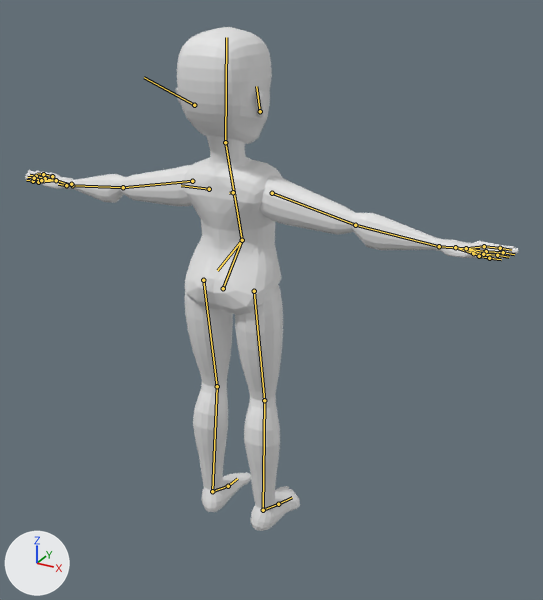
The Blender file assets/meshes/Humanoid/bodyattempt5.blend: old version first, new version second.
Both versions are drawn from a 50 mm camera at (1.013, -1.646, 1.595) aimed at (0.056, 0.093, 0.726). Arrows for +X, +Y and +Z are at lower left; the lights stay in place. The bones that bend it are drawn over the model as lines.

Names of what the first picture shows: 'Arms n Hands', 'Earsies', 'Head', 'Leggies n Feetsies', 'Torso'.
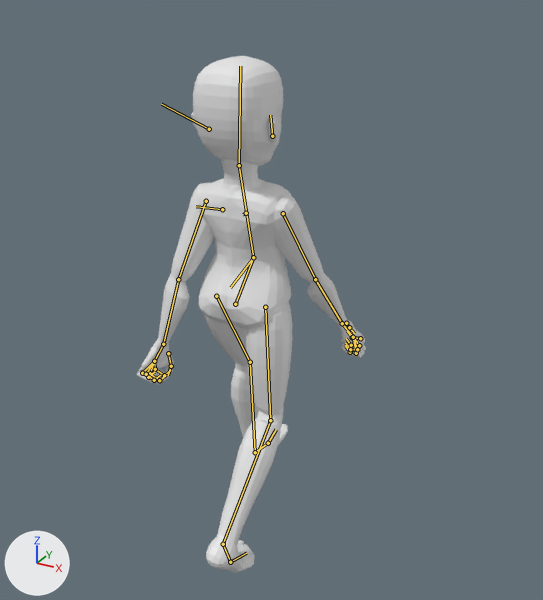
The newer file adds an action. The first version stands in its rest pose; the second is drawn at frame 0 of the action 'Walk.loop'.

Where the change shows, as pixel boxes [x1, y1, x2, y2] in the pictures (543 x 600 px):
'Leggies n Feetsies', posed (23% narrower, 10% taller)
    before: [184, 285, 300, 531]
    after: [203, 302, 292, 573]
'Arms n Hands', posed (54% narrower, 109% taller)
    before: [25, 165, 519, 261]
    after: [137, 182, 366, 384]
'Torso', posed
    before: [184, 135, 282, 315]
    after: [198, 159, 292, 329]
'Head', posed
    before: [177, 27, 272, 144]
    after: [193, 56, 283, 166]
'Earsies', posed
    before: [176, 87, 265, 118]
    after: [191, 112, 277, 143]
bone 'Pelvis', root to tip
    before: (223, 288) to (242, 240)
    after: (235, 304) to (253, 257)
bone 'Armie Upper.l', root to tip
    before: (192, 181) to (123, 187)
    after: (206, 201) to (178, 279)
bone 'Armie Lower.l', root to tip
    before: (123, 187) to (72, 185)
    after: (178, 279) to (163, 344)
bone 'Fingie Index 2.l', root to tip
    before: (52, 176) to (43, 174)
    after: (155, 369) to (164, 375)
bone 'Fingie Index 3.l', root to tip
    before: (43, 174) to (37, 173)
    after: (164, 375) to (170, 370)
bone 'Fingie FU 2.l', root to tip
    before: (45, 178) to (36, 176)
    after: (150, 373) to (159, 380)
bone 'Fingie FU 3.l', root to tip
    before: (36, 176) to (30, 175)
    after: (159, 380) to (165, 375)
bone 'Fingie Pinkie 2.l', root to tip
    before: (38, 182) to (33, 181)
    after: (142, 373) to (148, 377)
bone 'Fingie Pinkie 3.l', root to tip
    before: (33, 181) to (26, 180)
    after: (148, 377) to (155, 371)
bone 'Fingie Ring 2.l', root to tip
    before: (41, 180) to (34, 178)
    after: (146, 374) to (154, 380)
bone 'Fingie Ring 3.l', root to tip
    before: (34, 178) to (27, 177)
    after: (154, 380) to (160, 375)
bone 'Armie Upper.r', root to tip
    before: (272, 193) to (355, 225)
    after: (283, 213) to (315, 279)
bone 'Armie Lower.r', root to tip
    before: (355, 225) to (439, 246)
    after: (315, 279) to (342, 323)
bone 'Fingie Index 2.r', root to tip
    before: (484, 246) to (500, 248)
    after: (360, 338) to (352, 337)
bone 'Fingie Index 3.r', root to tip
    before: (500, 248) to (511, 250)
    after: (352, 337) to (347, 331)
bone 'Fingie FU 2.r', root to tip
    before: (486, 251) to (503, 252)
    after: (359, 345) to (351, 345)
bone 'Fingie FU 3.r', root to tip
    before: (503, 252) to (514, 254)
    after: (351, 345) to (346, 338)
bone 'Fingie Pinkie 2.r', root to tip
    before: (479, 256) to (489, 258)
    after: (356, 353) to (350, 352)
bone 'Fingie Pinkie 3.r', root to tip
    before: (489, 258) to (501, 259)
    after: (350, 352) to (345, 345)
bone 'Fingie Ring 2.r', root to tip
    before: (483, 254) to (497, 255)
    after: (357, 349) to (350, 349)
bone 'Fingie Ring 3.r', root to tip
    before: (497, 255) to (509, 257)
    after: (350, 349) to (345, 343)
bone 'Leggie Lower.l', root to tip
    before: (217, 386) to (212, 491)
    after: (250, 362) to (255, 452)
bone 'Footsie Heel.l', root to tip
    before: (212, 491) to (228, 486)
    after: (255, 452) to (268, 443)
bone 'Footsie Toesies.l', root to tip
    before: (228, 486) to (237, 478)
    after: (268, 443) to (276, 429)
bone 'Leggie Lower.r', root to tip
    before: (264, 400) to (263, 510)
    after: (270, 420) to (223, 544)
bone 'Footsie Heel.r', root to tip
    before: (263, 510) to (278, 504)
    after: (223, 544) to (230, 562)

What the commit changed:
Bone 'Pelvis' (bone_pelvis) moves from (0.0, 0.0, 0.0) to (0.0, -0.007, -0.094).
Bone 'Armie Upper.l' (bone_armie_upper_l) turns from (0, 0, 0) to (18, 14, 69) degrees about its own x, y and z.
Bone 'Armie Lower.l' (bone_armie_lower_l) turns from (0, 0, 0) to (-3, 0, 6) degrees about its own x, y and z.
Bone 'Fingie Index 2.l' (bone_fingie_index_2_l) turns from (0, 0, 0) to (-18, -3, 91) degrees about its own x, y and z.
Bone 'Fingie Index 3.l' (bone_fingie_index_3_l) turns from (0, 0, 0) to (-19, -58, 83) degrees about its own x, y and z.
Bone 'Fingie FU 2.l' (bone_fingie_fu_2_l) turns from (0, 0, 0) to (-17, -5, 91) degrees about its own x, y and z.
Bone 'Fingie FU 3.l' (bone_fingie_fu_3_l) turns from (0, 0, 0) to (-19, -58, 83) degrees about its own x, y and z.
Bone 'Fingie Pinkie 2.l' (bone_fingie_pinkie_2_l) turns from (0, 0, 0) to (-17, -3, 91) degrees about its own x, y and z.
Bone 'Fingie Pinkie 3.l' (bone_fingie_pinkie_3_l) turns from (0, 0, 0) to (-18, -58, 82) degrees about its own x, y and z.
Bone 'Fingie Ring 2.l' (bone_fingie_ring_2_l) turns from (0, 0, 0) to (-17, -5, 91) degrees about its own x, y and z.
Bone 'Fingie Ring 3.l' (bone_fingie_ring_3_l) turns from (0, 0, 0) to (-18, -58, 82) degrees about its own x, y and z.
Bone 'Armie Upper.r' (bone_armie_upper_r) turns from (0, 0, 0) to (-24, -4, -63) degrees about its own x, y and z.
Bone 'Armie Lower.r' (bone_armie_lower_r) turns from (0, 0, 0) to (-3, 0, -6) degrees about its own x, y and z.
Bone 'Fingie Index 2.r' (bone_fingie_index_2_r) turns from (0, 0, 0) to (-18, 3, -91) degrees about its own x, y and z.
Bone 'Fingie Index 3.r' (bone_fingie_index_3_r) turns from (0, 0, 0) to (-19, 58, -83) degrees about its own x, y and z.
Bone 'Fingie FU 2.r' (bone_fingie_fu_2_r) turns from (0, 0, 0) to (-17, 5, -91) degrees about its own x, y and z.
Bone 'Fingie FU 3.r' (bone_fingie_fu_3_r) turns from (0, 0, 0) to (-19, 58, -83) degrees about its own x, y and z.
Bone 'Fingie Pinkie 2.r' (bone_fingie_pinkie_2_r) turns from (0, 0, 0) to (-17, 3, -91) degrees about its own x, y and z.
Bone 'Fingie Pinkie 3.r' (bone_fingie_pinkie_3_r) turns from (0, 0, 0) to (-18, 58, -82) degrees about its own x, y and z.
Bone 'Fingie Ring 2.r' (bone_fingie_ring_2_r) turns from (0, 0, 0) to (-17, 5, -91) degrees about its own x, y and z.
Bone 'Fingie Ring 3.r' (bone_fingie_ring_3_r) turns from (0, 0, 0) to (-18, 58, -82) degrees about its own x, y and z.
Bone 'Leggie Lower.l' (bone_leggie_lower_l) turns from (0, 0, 0) to (0, 0, 2) degrees about its own x, y and z.
Bone 'Footsie Heel.l' (bone_footsie_heel_l) turns from (0, 0, 0) to (-11, -1, -2) degrees about its own x, y and z.
Bone 'Footsie Toesies.l' (bone_footsie_toesies_l) turns from (0, 0, 0) to (-16, -5, -15) degrees about its own x, y and z.
Bone 'Leggie Lower.r' (bone_leggie_lower_r) turns from (0, 0, 0) to (0, 0, -2) degrees about its own x, y and z.
Bone 'Footsie Heel.r' (bone_footsie_heel_r) turns from (0, 0, 0) to (43, -1, -8) degrees about its own x, y and z.
Bone 'IK Heel Target.l' (bone_ik_heel_target_l) moves from (0.0, 0.0, 0.0) to (0.0, -0.27, -0.017).
Bone 'IK Heel Target.r' (bone_ik_heel_target_r) moves from (0.0, 0.0, 0.0) to (-0.001, 0.23, 0.045).
